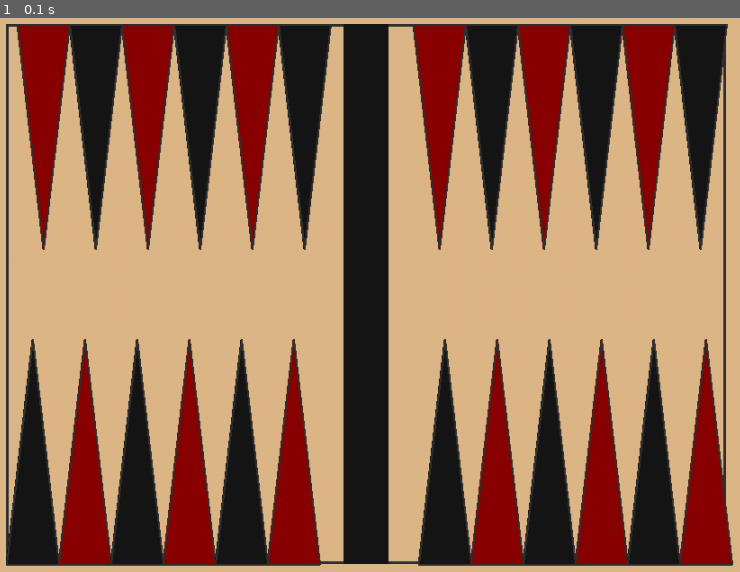
Above: before the commit, frame 1.
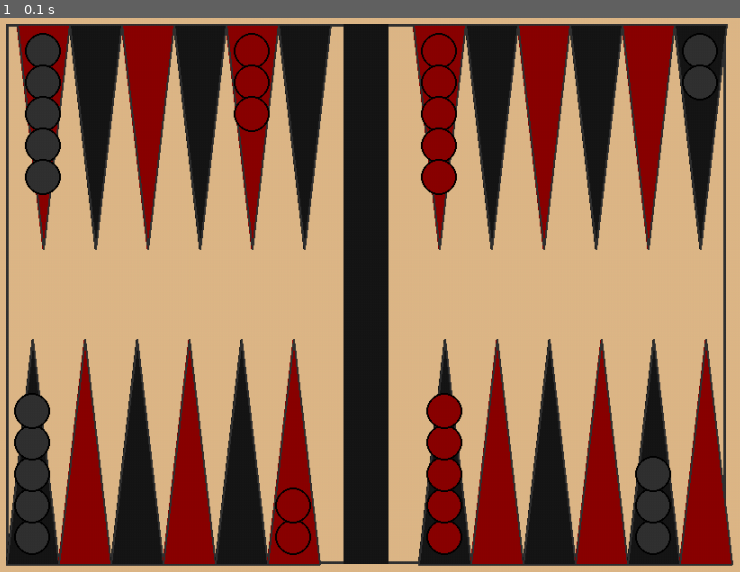
Above: after the commit, the same moment.

Repository: um-computacion/computacion-2025-backgammon-MateK12
Game: pygame game, started from src/pygame_ui/ui.py
Two runs of this game, one before a commit and one after it. Both use one fixed random seed, a clock stepped at 60 frames per second and the inputs below.
Inputs:
- Up to frame 1 (0.1 s): no input

The runs differ from the first frame. In frame 1, 4.8% of the frame differs, in the area x 1-97%, y 2-97%.

Commit message:
fichas mostrandose en tablero Ui, seaprado clase ui de tableroUi

Diff:
--- /dev/null
+++ b/src/pygame_ui/Tablero_UI.py
@@ -0,0 +1,118 @@
+import pygame
+import math
+import random
+import sys
+
+pygame.init()
+
+# Constantes
+WINDOW_WIDTH = 1000
+WINDOW_HEIGHT = 700
+BOARD_WIDTH = 800
+BOARD_HEIGHT = 600
+BOARD_X = 100
+BOARD_Y = 50
+
+# Colores
+BLACK = (50, 50, 50)
+BROWN_LIGHT = (222, 184, 135)
+DARK = (23, 23, 23)
+RED = (139, 0, 0)
+class TableroUI():
+
+    def __init__(self):
+        self.__ancho_tablero__ = BOARD_WIDTH
+        self.__alto_tablero__ = BOARD_HEIGHT
+        self.__x__ = BOARD_X #posicion x del vertice inicial del tablero
+        self.__y__ = BOARD_Y
+        self.__punto_width__ = (self.__ancho_tablero__ - 100) // 12  # 100 para el bar central
+        self.__punto_height__ = (self.__alto_tablero__ - 100) // 2
+        self.__screen__ = pygame.display.set_mode((WINDOW_WIDTH, WINDOW_HEIGHT))
+        self.__screen__.fill(BROWN_LIGHT)
+
+    @property
+    def screen(self):
+        """Getter para la pantalla"""
+        return self.__screen__
+
+    @property
+    def punto_width(self):
+        """Getter para el ancho de cada punto"""
+        return self.__punto_width__
+
+    @property
+    def punto_height(self):
+        """Getter para la altura de cada punto"""
+        return self.__punto_height__
+    def dibujar_triangulo(self, punto_index, color):
+        """Dibuja un triángulo para un punto específico
+            Si son los primeros 12 triangulos apuntan hacia abajo, si son los ultimos 12 triangulos apuntan hacia arriba
+        """
+        punto_x, punto_y = self.get_punto_position_base(punto_index) #obtengo el vertice base del triangulo
+
+        if punto_index <= 11: # triangulo apuntando hacia abajo
+            puntos = [
+                (punto_x, punto_y), #vertice base del triangulo
+                (punto_x + self.__punto_width__, punto_y),
+                (punto_x + self.__punto_width__ // 2, punto_y + self.__punto_height__) #vertice mas alto
+            ]
+        else:  # triangulo apuntando hacia arriba
+            puntos = [
+                (punto_x, punto_y + self.__punto_height__),
+                (punto_x + self.__punto_width__, punto_y + self.__punto_height__),
+                (punto_x + self.__punto_width__ // 2, punto_y) #vertice mas alto
+            ]
+
+        pygame.draw.polygon(self.__screen__, color, puntos)
+        pygame.draw.polygon(self.__screen__, BLACK, puntos, 2)
+
+    def dibujar_tablero(self):
+            """Dibuja el tablero completo
+            Incluye el borde del tablero, el bar central y los 24 triangulos
+            """
+            pygame.draw.rect(self.__screen__, BLACK, (self.__x__, self.__y__, self.__ancho_tablero__, self.__alto_tablero__), 3) # Borde del tablero
+
+            bar_x = self.__x__ + self.__ancho_tablero__ // 2 - 25
+            pygame.draw.rect(self.__screen__, DARK, (bar_x, self.__y__, 50, self.__alto_tablero__)) #barra del medio divisoria
+
+            for i in range(24): #triangulos alternando el color
+                color = DARK if i % 2 == 0 else RED
+                self.dibujar_triangulo( i, color)
+
+
+    def get_punto_position_base(self, punto_index):
+        """Obtiene la posición x, y de un triangulo especifico,
+        este punto sera el base ya que en base a este punto se calularan los otros 2 vertices del triangulo"""
+
+        if punto_index <= 11:  # Parte superior
+            if punto_index <= 5:
+                x = self.__x__ + self.__ancho_tablero__ - (punto_index + 1) * self.__punto_width__
+            else:
+                x = self.__x__ + self.__ancho_tablero__ - (punto_index) * self.__punto_width__ - 150
+            y = self.__y__
+        else:  # Parte inferior
+            if punto_index <= 17:
+                x = self.__x__  + (punto_index - 12+1) * self.__punto_width__ + self.__ancho_tablero__ /2  # pos_inicial_x+ desplazamiento en x +ancho_del_tablero/2
+            else:
+                x = self.__x__ + (punto_index - 18 ) * self.__punto_width__
+            y = self.__y__ + self.__alto_tablero__ - 250
+
+        return x, y
+if __name__ == "__main__":
+    pygame.display.set_caption("Tablero Backgammon")
+    running = True
+
+    tablero = TableroUI()
+
+    while running:
+        for event in pygame.event.get():
+            if event.type == pygame.QUIT:
+                running = False
+
+
+        tablero.dibujar_tablero()
+
+        pygame.display.flip()
+
+    pygame.quit()
+    sys.exit()
--- a/src/pygame_ui/Test_ui.py
+++ b/src/pygame_ui/Test_Tablero_UI.py
@@ -1,6 +1,6 @@
 import unittest
 import pygame
-from src.pygame_ui.ui import TableroUI, BOARD_WIDTH, BOARD_HEIGHT, BOARD_X, BOARD_Y
+from src.pygame_ui.Tablero_UI import TableroUI, BOARD_WIDTH, BOARD_HEIGHT, BOARD_X, BOARD_Y
 
 class TestTableroUI(unittest.TestCase):
     def setUp(self):
--- a/src/pygame_ui/ui.py
+++ b/src/pygame_ui/ui.py
@@ -1,103 +1,128 @@
 import pygame
-import math
-import random
 import sys
+from src.core.models.backgammon.backgammon import Backgammon
+from src.pygame_ui.Tablero_UI import TableroUI
+from src.core.models.tablero.Tablero import Tablero
+from src.core.models.ficha.Ficha import Ficha
+from src.core.enums.TipoFicha import TipoFicha
 
-pygame.init()
+# Colores para las fichas
+FICHA_ROJA = (139, 0, 0)
+FICHA_NEGRA = (50, 50, 50)
+FICHA_BORDER = (0, 0, 0)
 
-# Constantes
-WINDOW_WIDTH = 1000
-WINDOW_HEIGHT = 700
-BOARD_WIDTH = 800
-BOARD_HEIGHT = 600
-BOARD_X = 100
-BOARD_Y = 50
+class BackgammonUI:
+    def __init__(self):
+        pygame.init()
+        self.backgammon = Backgammon()
+        self.tablero_ui = TableroUI()
+        self.screen = self.tablero_ui.screen
+        self.tablero = Tablero(self.backgammon.inicializar_tablero())
+        self.running = True
 
-# Colores
-BLACK = (50, 50, 50)
-BROWN_LIGHT = (222, 184, 135)
-DARK = (23, 23, 23)
-RED = (139, 0, 0)
-class TableroUI():
+        # Configurar la ventana
+        pygame.display.set_caption("Backgammon")
 
-    def __init__(self):
-        self.__ancho_tablero__ = BOARD_WIDTH
-        self.__alto_tablero__ = BOARD_HEIGHT
-        self.__x__ = BOARD_X #posicion x del vertice inicial del tablero
-        self.__y__ = BOARD_Y
-        self.__punto_width__ = (self.__ancho_tablero__ - 100) // 12  # 100 para el bar central
-        self.__punto_height__ = (self.__alto_tablero__ - 100) // 2
-        self.__screen__ = pygame.display.set_mode((WINDOW_WIDTH, WINDOW_HEIGHT))
-        self.__screen__.fill(BROWN_LIGHT)
-    def dibujar_triangulo(self, punto_index, color):
-        """Dibuja un triángulo para un punto específico
-            Si son los primeros 12 triangulos apuntan hacia abajo, si son los ultimos 12 triangulos apuntan hacia arriba
-        """
-        punto_x, punto_y = self.get_punto_position_base(punto_index) #obtengo el vertice base del triangulo
+        # Inicializar tablero con fichas de ejemplo (puedes quitar esto más tarde)
+        # self._inicializar_tablero_ejemplo()
 
-        if punto_index <= 11: # triangulo apuntando hacia abajo
-            puntos = [
-                (punto_x, punto_y), #vertice base del triangulo
-                (punto_x + self.__punto_width__, punto_y),
-                (punto_x + self.__punto_width__ // 2, punto_y + self.__punto_height__) #vertice mas alto
-            ]
-        else:  # triangulo apuntando hacia arriba
-            puntos = [
-                (punto_x, punto_y + self.__punto_height__),
-                (punto_x + self.__punto_width__, punto_y + self.__punto_height__),
-                (punto_x + self.__punto_width__ // 2, punto_y) #vertice mas alto
-            ]
+    # def _inicializar_tablero_ejemplo(self):
+    #     """Inicializa el tablero con una configuración de ejemplo para testing"""
+    #     # Agregar algunas fichas rojas en diferentes posiciones
+    #     for _ in range(5):
+    #         ficha_roja = Ficha(TipoFicha.ROJA)
+    #         self.tablero.tablero[0].append(ficha_roja)
 
-        pygame.draw.polygon(self.__screen__, color, puntos)
-        pygame.draw.polygon(self.__screen__, BLACK, puntos, 2)
+    #     for _ in range(3):
+    #         ficha_negra = Ficha(TipoFicha.NEGRA)
+    #         self.tablero.tablero[1].append(ficha_negra)
 
-    def dibujar_tablero(self):
-            """Dibuja el tablero completo
-            Incluye el borde del tablero, el bar central y los 24 triangulos
-            """
-            pygame.draw.rect(self.__screen__, BLACK, (self.__x__, self.__y__, self.__ancho_tablero__, self.__alto_tablero__), 3) # Borde del tablero
+    #     for _ in range(2):
+    #         ficha_roja = Ficha(TipoFicha.ROJA)
+    #         self.tablero.tablero[12].append(ficha_roja)
 
-            bar_x = self.__x__ + self.__ancho_tablero__ // 2 - 25
-            pygame.draw.rect(self.__screen__, DARK, (bar_x, self.__y__, 50, self.__alto_tablero__)) #barra del medio divisoria
+    #     for _ in range(4):
+    #         ficha_negra = Ficha(TipoFicha.NEGRA)
+    #         self.tablero.tablero[23].append(ficha_negra)
 
-            for i in range(24): #triangulos alternando el color
-                color = DARK if i % 2 == 0 else RED
-                self.dibujar_triangulo( i, color)
+    def dibujar_ficha(self, x, y, tipo_ficha, radius=20):
+        """Dibuja una ficha individual en la posición especificada"""
+        color = FICHA_ROJA if tipo_ficha == TipoFicha.ROJA.value else FICHA_NEGRA
 
+        pygame.draw.circle(self.screen, color, (int(x), int(y)), radius)
+        pygame.draw.circle(self.screen, FICHA_BORDER, (int(x), int(y)), radius, 2)
 
-    def get_punto_position_base(self, punto_index):
-        """Obtiene la posición x, y de un triangulo especifico,
-        este punto sera el base ya que en base a este punto se calularan los otros 2 vertices del triangulo"""
+    def dibujar_fichas_en_punto(self, punto_index):
+        """Dibuja todas las fichas en un punto específico del tablero"""
+        fichas = self.tablero.tablero[punto_index]
+        if not fichas:
+            return
+        # Obtener la posición base del triángulo
+        base_x, base_y = self.tablero_ui.get_punto_position_base(punto_index)
+        punto_width = self.tablero_ui.punto_width
+        punto_height = self.tablero_ui.punto_height
 
-        if punto_index <= 11:  # Parte superior
-            if punto_index <= 5:
-                x = self.__x__ + self.__ancho_tablero__ - (punto_index + 1) * self.__punto_width__
-            else:
-                x = self.__x__ + self.__ancho_tablero__ - (punto_index) * self.__punto_width__ - 150
-            y = self.__y__
-        else:  # Parte inferior
-            if punto_index <= 17:
-                x = self.__x__  + (punto_index - 12+1) * self.__punto_width__ + self.__ancho_tablero__ /2  # pos_inicial_x+ desplazamiento en x +ancho_del_tablero/2
-            else:
-                x = self.__x__ + (punto_index - 18 ) * self.__punto_width__
-            y = self.__y__ + self.__alto_tablero__ - 250
+        # Calcular la posición central del triángulo para las fichas
+        center_x = base_x + punto_width // 2
 
-        return x, y
-if __name__ == "__main__":
-    pygame.display.set_caption("Tablero Backgammon")
-    running = True
+        # Determinar la dirección de apilamiento según la posición del triángulo
+        if punto_index <= 11:  # Parte superior - fichas se apilan hacia abajo
+            start_y = base_y + 30  # Comenzar un poco abajo del vértice
+            y_offset = 35  # Espacio entre fichas
+        else:  # Parte inferior - fichas se apilan hacia arriba
+            start_y = base_y + punto_height - 30  # Comenzar un poco arriba del vértice
+            y_offset = -35  # Espacio negativo para apilar hacia arriba
 
-    tablero = TableroUI()
+        # Dibujar cada ficha
+        for i, ficha in enumerate(fichas):
+            ficha_y = start_y + (i * y_offset)
+            self.dibujar_ficha(center_x, ficha_y, ficha.tipo)
 
-    while running:
-        for event in pygame.event.get():
-            if event.type == pygame.QUIT:
-                running = False
+    def dibujar_todas_las_fichas(self):
+        """Dibuja todas las fichas en todos los puntos del tablero"""
+        for punto_index in range(24):
+            self.dibujar_fichas_en_punto(punto_index)
 
+    def actualizar_tablero(self, nuevo_tablero=None):
+        """Actualiza el objeto tablero y redibuja"""
+        if nuevo_tablero:
+            self.tablero = nuevo_tablero
 
-        tablero.dibujar_tablero()
+    def dibujar_frame(self):
+        """Dibuja un frame completo del tablero con fichas"""
+        # Limpiar pantalla
+        self.screen.fill((222, 184, 135))  # BROWN_LIGHT
 
+        # Dibujar el tablero
+        self.tablero_ui.dibujar_tablero()
+
+        # Dibujar las fichas
+        self.dibujar_todas_las_fichas()
+
+        # Actualizar pantalla
         pygame.display.flip()
 
-    pygame.quit()
-    sys.exit()
+    def run(self):
+        """Loop principal del juego"""
+        clock = pygame.time.Clock()
+
+        while self.running:
+            # Manejar eventos
+            for event in pygame.event.get():
+                if event.type == pygame.QUIT:
+                    self.running = False
+                elif event.type == pygame.KEYDOWN:
+                    if event.key == pygame.K_ESCAPE:
+                        self.running = False
+
+            # Dibujar frame completo
+            self.dibujar_frame()
+            clock.tick(60)  # 60 FPS
+
+        pygame.quit()
+        sys.exit()
+
+if __name__ == "__main__":
+    # Crear y ejecutar la aplicación
+    app = BackgammonUI()
+    app.run()
Not shown, added: .pylintrc
Not shown, changed: CHANGELOG.md
Not shown, changed: prompts-desarrollo.md
